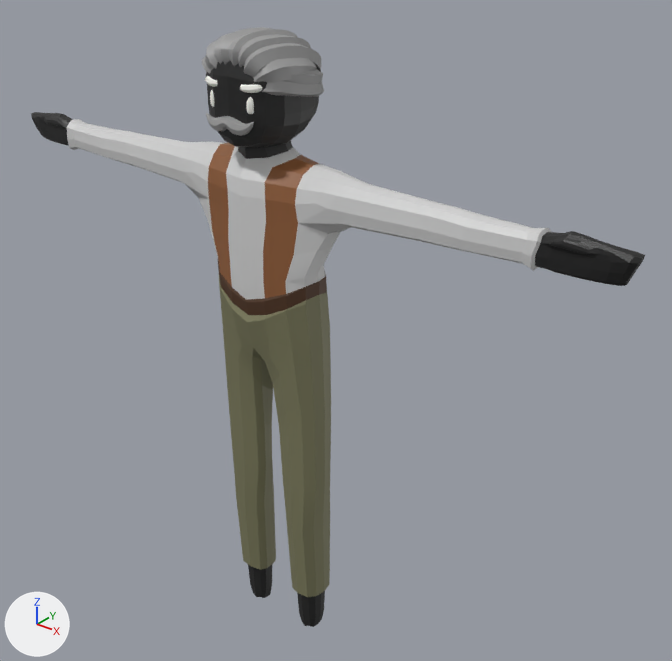
A saved change to the glTF model public/cpx/models/patient_male_old.glb.
Rendered twice from a 50 mm lens placed at (5.46, -5.87, 7.44), pointed at (0.36, 0.5, 3.49). Every picture has the same lights, and +X, +Y and +Z are marked at lower left. The picture after the commit comes second. Vertices at exactly the same position are counted once.

Objects in the first picture: 'Body'.
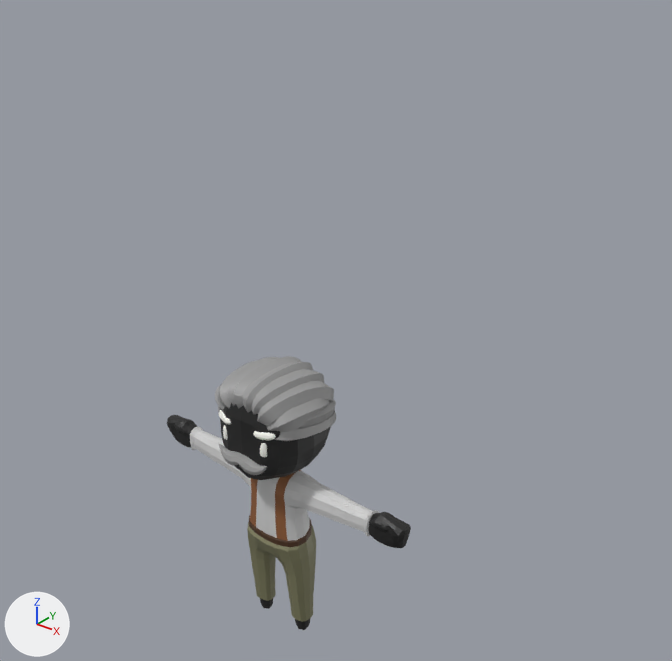
What the commit changed:
me_cube_004 is used by ob_body; location (0.0, 0.0, 0.0).
me_cube_004 had 2678 vertices, 5240 faces and spanned x -3.42..3.42, y -0.51..0.47, z 0.08..6.33.
me_cube_004 now has 2678 vertices, 5240 faces and spans x -1.62..1.62, y -0.57..0.58, z -0.02..3.19.
me_cube_004 part 1: the loose piece of 130 vertices spanning x -0.42..0.42, y -0.44..0.39, z 5.39..6.28 is scaled about its middle by 1.18, then moved by (0.0, 0.02, -3.23).
me_cube_004 part 2: the loose piece of 42 vertices spanning x 0.17..0.24, y -0.44..-0.37, z 5.72..5.87 is scaled about its middle by 1.18, then moved by (0.04, -0.04, -3.24).
me_cube_004 part 3: the loose piece of 42 vertices spanning x -0.24..-0.17, y -0.44..-0.37, z 5.72..5.87 is scaled about its middle by 1.18, then moved by (-0.04, -0.04, -3.24).
me_cube_004 part 4: the loose piece of 42 vertices spanning x 0.12..0.31, y -0.45..-0.35, z 5.9..5.97 is scaled about its middle by 1.18, then moved by (0.04, -0.04, -3.22).
me_cube_004 part 5: the loose piece of 42 vertices spanning x -0.31..-0.12, y -0.45..-0.35, z 5.9..5.97 is scaled about its middle by 1.18, then moved by (-0.04, -0.04, -3.22).
me_cube_004 part 6: the loose piece of 106 vertices spanning x -0.28..0.27, y -0.51..-0.37, z 5.54..5.69 is scaled about its middle by 1.18, then moved by (0.0, -0.05, -3.27).
me_cube_004 part 7: the loose piece of 120 vertices spanning x 0.03..0.46, y -0.38..0.41, z 5.72..6.1 is scaled about its middle by 1.18, then moved by (0.04, 0.03, -3.22).
me_cube_004 part 8: the loose piece of 96 vertices spanning x 0.04..0.45, y -0.4..0.41, z 5.81..6.16 is scaled about its middle by 1.18, then moved by (0.04, 0.03, -3.21).
me_cube_004 part 9: the loose piece of 188 vertices spanning x -0.45..0.45, y -0.37..0.47, z 5.73..6.0 is scaled about its middle by 1.18, then moved by (0.0, 0.04, -3.23).
me_cube_004 part 10: the loose piece of 144 vertices spanning x 0.04..0.41, y -0.44..0.42, z 5.82..6.24 is scaled about its middle by 1.18, then moved by (0.04, 0.03, -3.2).
me_cube_004 part 11: the loose piece of 120 vertices spanning x 0.0..0.29, y -0.43..0.44, z 5.77..6.3 is scaled about its middle by 1.18, then moved by (0.03, 0.03, -3.2).
me_cube_004 part 12: the loose piece of 120 vertices spanning x -0.05..0.15, y -0.44..0.43, z 5.83..6.33 is scaled about its middle by 1.18, then moved by (0.01, 0.03, -3.19).
me_cube_004 part 13: the loose piece of 96 vertices spanning x -0.45..-0.04, y -0.4..0.41, z 5.81..6.16 is scaled about its middle by 1.18, then moved by (-0.04, 0.03, -3.21).
me_cube_004 part 14: the loose piece of 144 vertices spanning x -0.41..-0.04, y -0.44..0.42, z 5.82..6.24 is scaled about its middle by 1.18, then moved by (-0.04, 0.03, -3.2).
me_cube_004 part 15: the loose piece of 120 vertices spanning x -0.29..0.0, y -0.43..0.44, z 5.77..6.3 is scaled about its middle by 1.18, then moved by (-0.03, 0.03, -3.2).
me_cube_004 part 16: the loose piece of 120 vertices spanning x -0.15..0.05, y -0.44..0.43, z 5.83..6.33 is scaled about its middle by 1.18, then moved by (-0.01, 0.03, -3.19).
me_cube_004 part 17: 886 of 2678 vertices moved; they spanned x -3.42..3.42, y -0.37..0.46, z 0.08..5.49 and now span x -1.62..1.62, y -0.24..0.32, z -0.02..2.18; mean shift (0.0, 0.01, -2.57); largest move (-3.42, -0.01, 5.16) -> (-1.62, 0.01, 2.01).
Other edits to the shape of me_cube_004 do not show in these pictures.

Where the change shows, as pixel boxes [x1, y1, x2, y2] in the pictures (672 x 661 px; the box of a moved part takes in the faces that stretch with it):
'Body', reshaped (60% narrower, 54% shorter): before [31, 27, 645, 627]; after [167, 356, 411, 630]
part 1 of me_cube_004, moved or reshaped: before [206, 61, 319, 148]; after [219, 403, 331, 480]
part 2 of me_cube_004, moved or reshaped: before [246, 97, 254, 114]; after [260, 443, 267, 458]
part 3 of me_cube_004, moved or reshaped: before [210, 90, 214, 107]; after [223, 425, 228, 440]
part 4 of me_cube_004, moved or reshaped: before [240, 84, 262, 93]; after [253, 431, 276, 441]
part 5 of me_cube_004, moved or reshaped: before [205, 76, 218, 87]; after [218, 410, 231, 424]
part 6 of me_cube_004, moved or reshaped: before [206, 113, 254, 136]; after [219, 444, 267, 475]
part 7 of me_cube_004, moved or reshaped: before [284, 69, 323, 84]; after [297, 400, 336, 429]
part 8 of me_cube_004, moved or reshaped: before [253, 58, 317, 83]; after [267, 398, 330, 432]
part 9 of me_cube_004, moved or reshaped: before [205, 72, 324, 97]; after [218, 405, 336, 441]
part 10 of me_cube_004, moved or reshaped: before [244, 43, 321, 77]; after [257, 381, 334, 426]
part 11 of me_cube_004, moved or reshaped: before [238, 34, 311, 67]; after [251, 369, 324, 415]
part 12 of me_cube_004, moved or reshaped: before [229, 29, 297, 66]; after [242, 362, 314, 412]
part 13 of me_cube_004, moved or reshaped (mostly hidden): before [202, 56, 211, 74]; after [215, 384, 224, 410]
part 14 of me_cube_004, moved or reshaped: before [205, 40, 218, 70]; after [218, 360, 257, 408]
part 15 of me_cube_004, moved or reshaped (mostly hidden before): before [214, 33, 231, 64]; after [227, 357, 279, 406]
part 16 of me_cube_004, moved or reshaped: before [220, 27, 271, 65]; after [233, 356, 302, 409]
part 17 of me_cube_004, moved or reshaped: before [31, 112, 645, 627]; after [167, 415, 411, 630]
